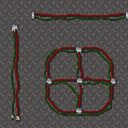
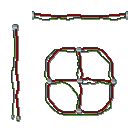
Two versions of the same layered image (w=128, h=128). Layer-by-layer changes:
hid "Pasted Layer #3" over [0, 0, 128, 128]
